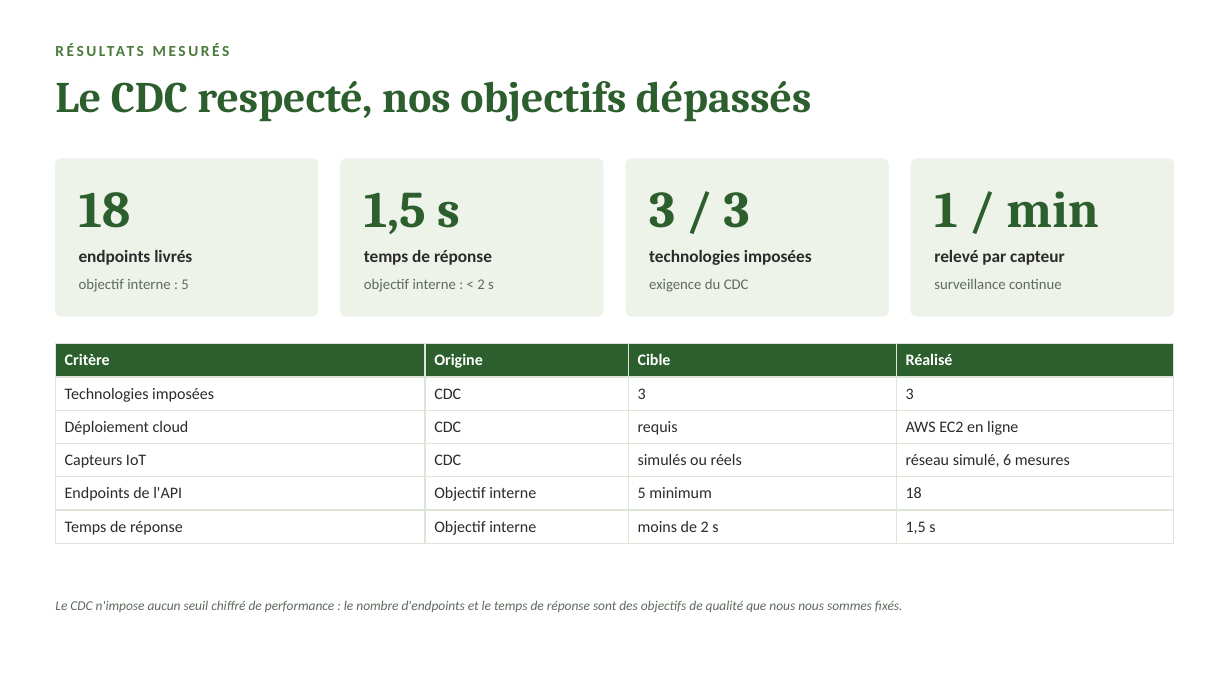
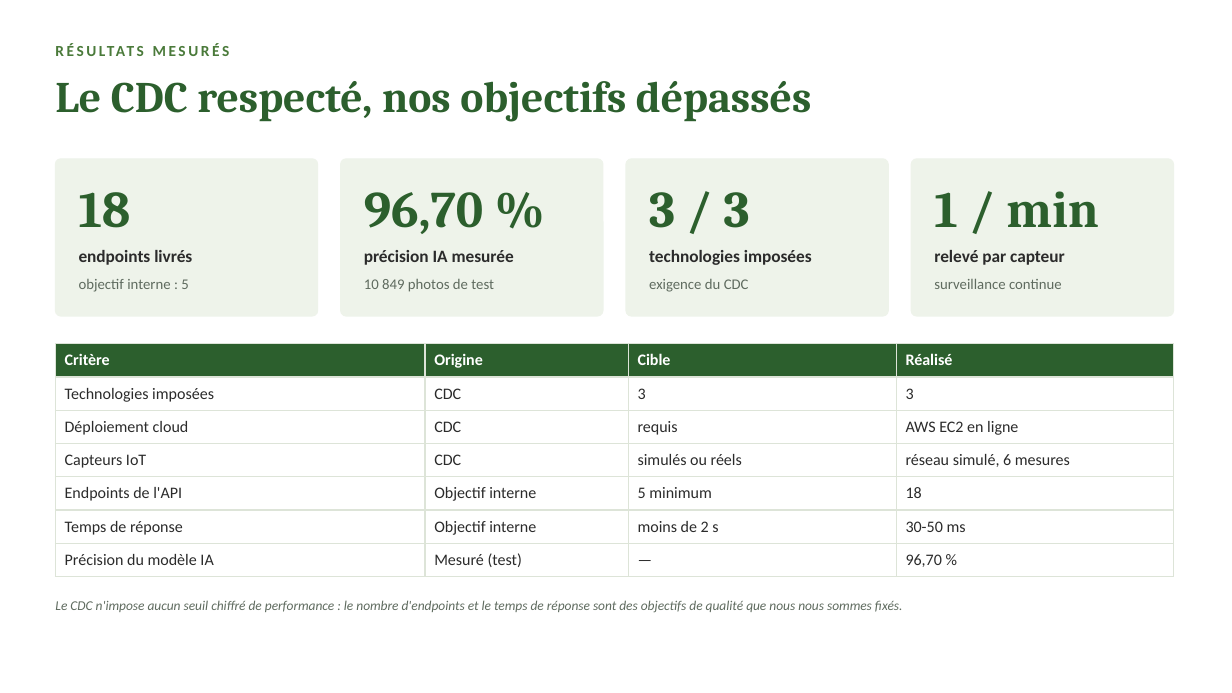
Before and after one commit to Antonito35/diagnositique-plante, a slide deck: slide 13 of SOUTENANCE.pptx. Drawn at 1232x693 pixels with LibreOffice and Linux fonts; fonts in the diff are those of the drawing. Boxes give left, top, right and bottom in pixels: in the first picture for what was removed or moved away, otherwise in the second. Text is boxed around its words. In the diff, an @@ line names an element or a change of style, - is before the commit and + after.

```diff
--- a/SOUTENANCE.pptx
+++ b/SOUTENANCE.pptx
@@ text at (364, 192, 484, 234): text changed @@
-1,5 s
+96,70 %
@@ text at (364, 250, 514, 265): text changed @@
-temps de réponse
+précision IA mesurée
@@ text at (364, 279, 494, 292): text changed @@
-objectif interne : < 2 s
+10 849 photos de test
@@ table at (55, 344, 1174, 571) @@
-row 6: Temps de réponse | Objectif interne | moins de 2 s | 1,5 s
+row 6: Temps de réponse | Objectif interne | moins de 2 s | 30-50 ms
+row 7: Précision du modèle IA | Mesuré (test) | — | 96,70 %
```
Also in this commit, not shown: 3 other slides changed, 9 other files.
